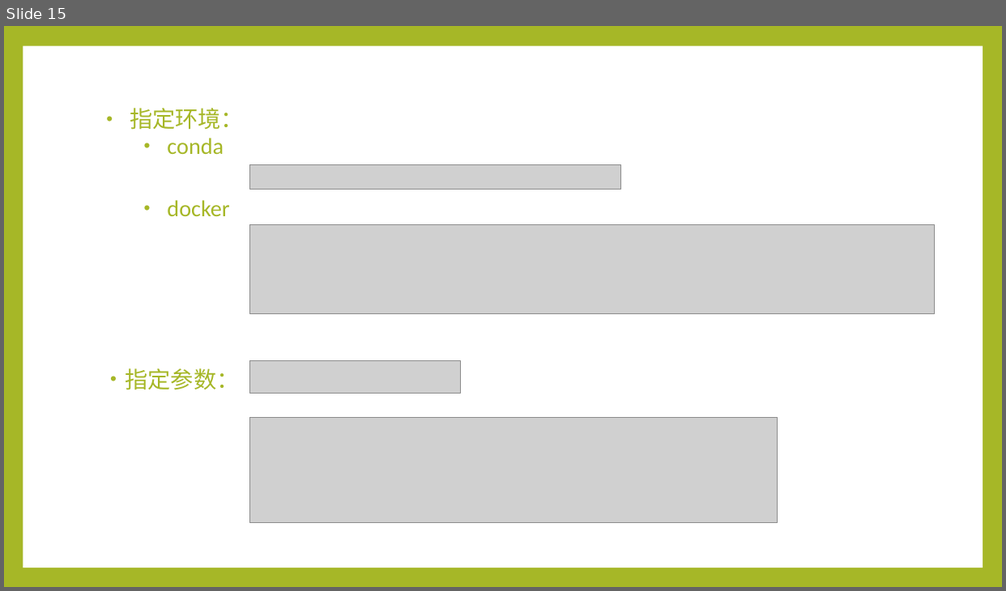
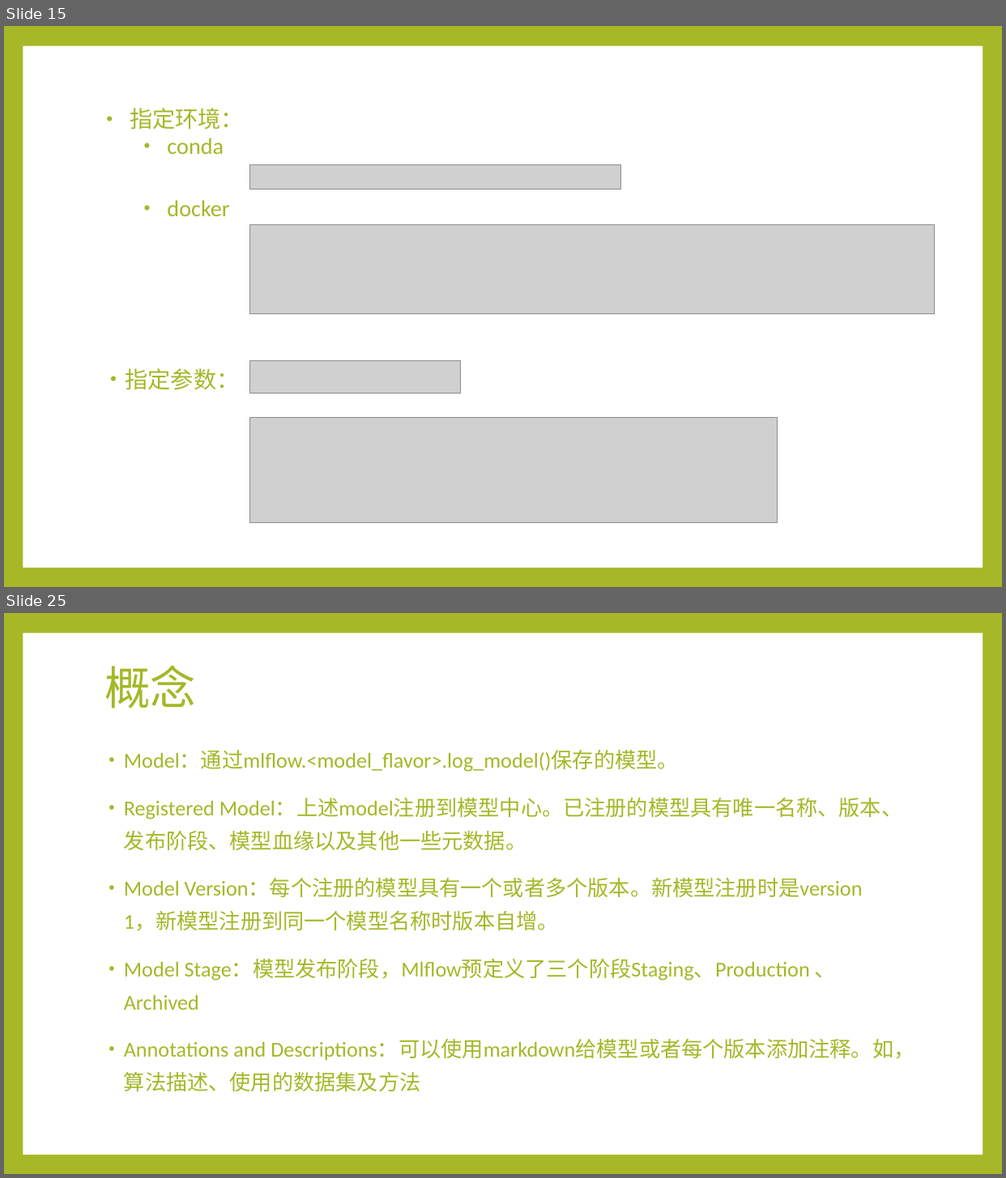
Before and after one commit to Alan-buaa/book, a slide deck: mlflow/MLflowpptx.pptx. Shown one above the other, each under a label of ours: slide 15 before the commit, slides 15 and 25 after it; the slides between them are not shown. The pictures are 1006x591 and 1006x1178 pixels, drawn with LibreOffice and Linux fonts; fonts in the diff are those of the drawing; grey boxes stand for pictures. Boxes give left, top, right and bottom in pixels: in the first picture for what was removed or moved away, otherwise in the second. Text is boxed around its words. In the diff, an @@ line names an element or a change of style, - is before the commit and + after.

```diff
--- a/mlflow/MLflowpptx.pptx
+++ b/mlflow/MLflowpptx.pptx
@@ slide 25 added at (4,613,1002,1174), background #A6B727; not listed: 1 template element that a slide beside it also shows @@
@@ title added at (104,666,196,709), 44 pt, text #A6B727 @@
+概念
@@ text added at (124,751,914,1093), 20.4 pt, text #A6B727 @@
+• Model：通过mlflow.<model_flavor>.log_model()保存的模型。
+• Registered Model：上述model注册到模型中心。已注册的模型具有唯一名称、版本、发布阶段、模型血缘以及其他一些元数据。
+• Model Version：每个注册的模型具有一个或者多个版本。新模型注册时是version 1，新模型注册到同一个模型名称时版本自增。
+• Model Stage：模型发布阶段，Mlflow预定义了三个阶段Staging、Production 、 Archived
+• Annotations and Descriptions：可以使用markdown给模型或者每个版本添加注释。如，算法描述、使用的数据集及方法
```
Also in this commit, not shown: 3 slides changed, 13 other slides added, 1 slide removed.
